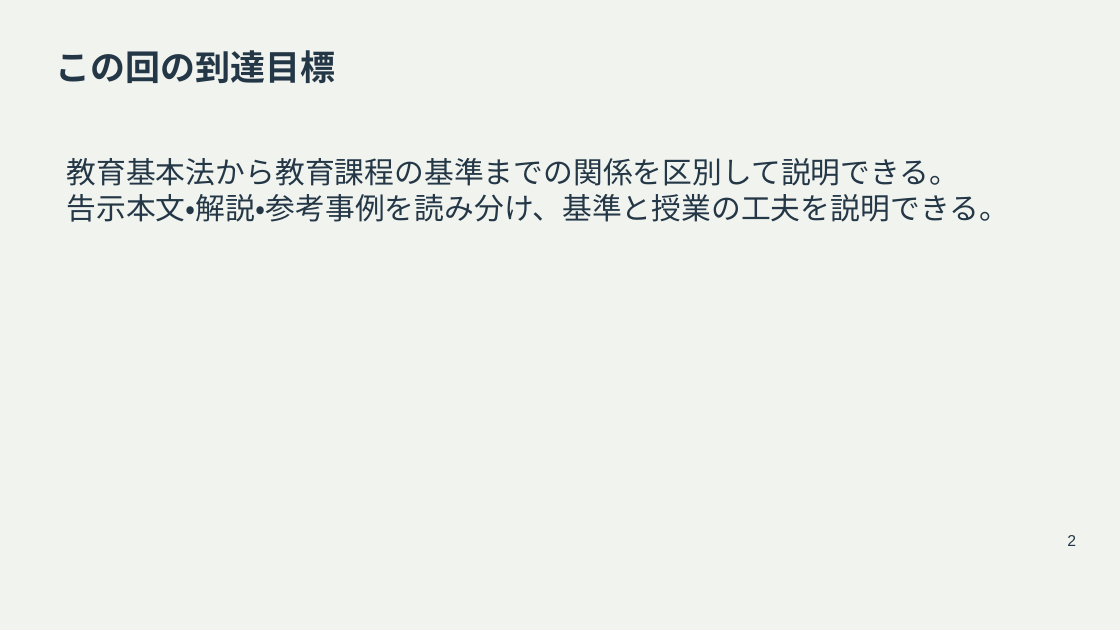
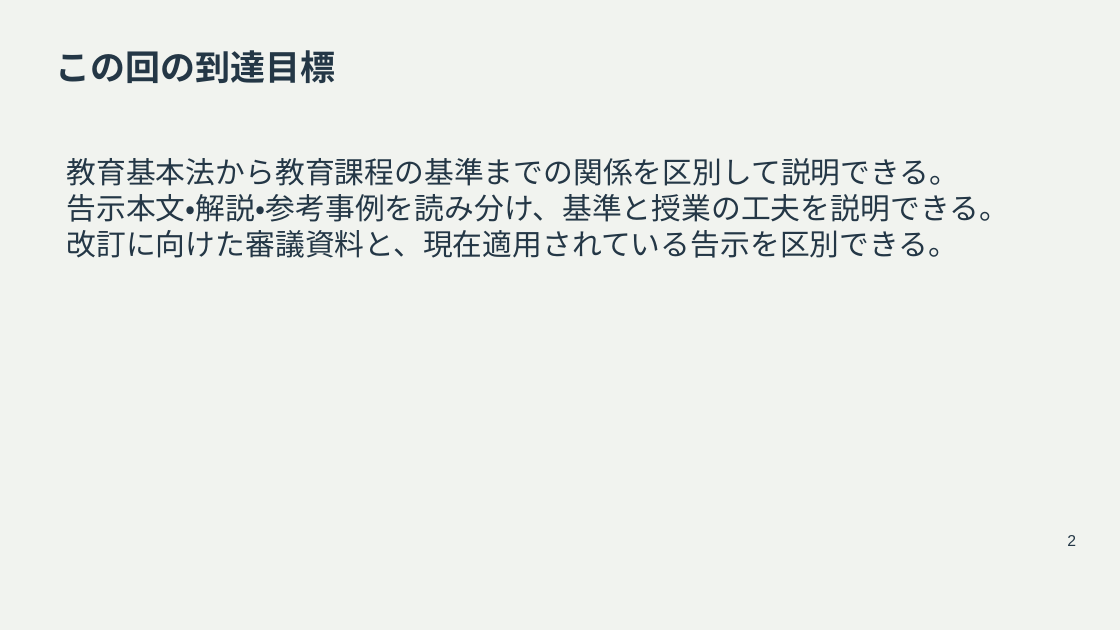
Before and after one commit to zooc-14calbp/industrial-education-i, a slide deck: slide 2 of reorganized/20261105/main/05/slides.pptx. Drawn at 1120x630 pixels with LibreOffice and Linux fonts; fonts in the diff are those of the drawing. Boxes give left, top, right and bottom in pixels: in the first picture for what was removed or moved away, otherwise in the second. Text is boxed around its words. In the diff, an @@ line names an element or a change of style, - is before the commit and + after.

```diff
--- a/reorganized/20261105/main/05/slides.pptx
+++ b/reorganized/20261105/main/05/slides.pptx
@@ text at (67,230,959,258): paragraph added @@
+改訂に向けた審議資料と、現在適用されている告示を区別できる。
```
Also in this commit, not shown: 24 other slides changed, 19 slides added, 16 other files.
